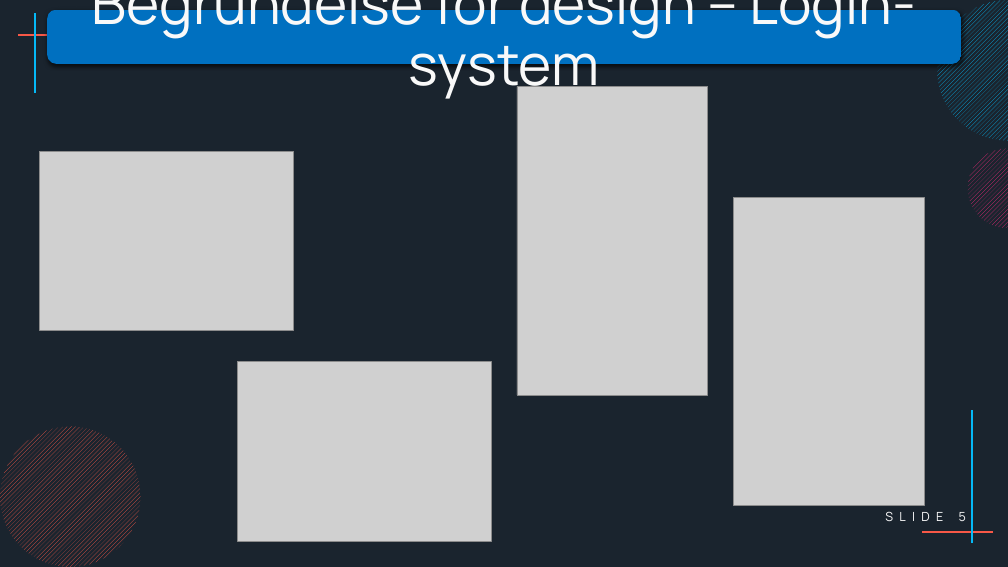
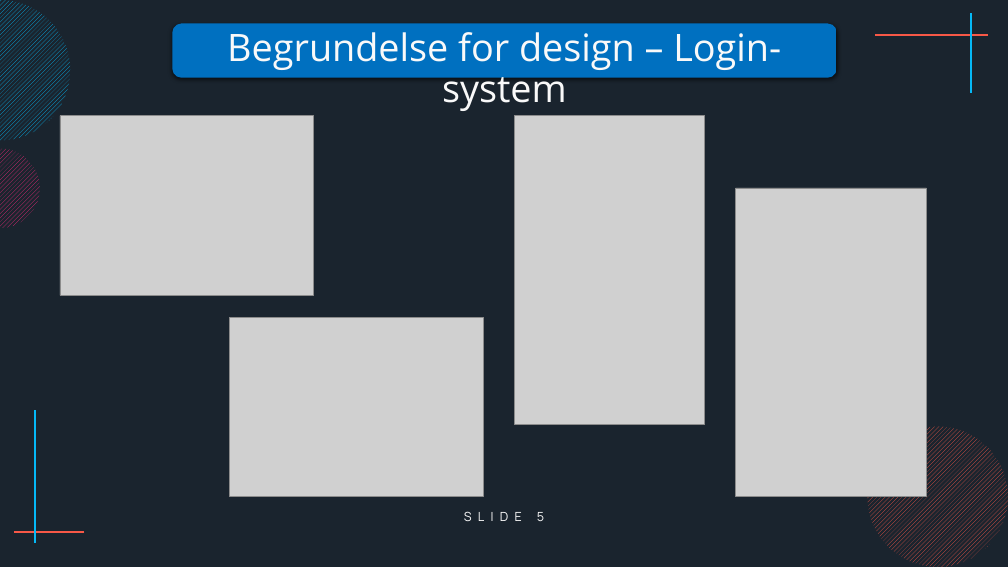
Before and after one commit to ProgrammeringOTGDKlassen/D-klassen-Programmering, a slide deck: slide 5 of Eksamensprojekt - Max/Præsentation/Præsentation af eksamensprojekt.pptx. Drawn at 1008x567 pixels with LibreOffice and Linux fonts; fonts in the diff are those of the drawing; grey boxes stand for pictures. Boxes give left, top, right and bottom in pixels: in the first picture for what was removed or moved away, otherwise in the second. Text is boxed around its words. In the diff, an @@ line names an element or a change of style, - is before the commit and + after.

```diff
--- a/Eksamensprojekt - Max/Præsentation/Præsentation af eksamensprojekt.pptx
+++ b/Eksamensprojekt - Max/Præsentation/Præsentation af eksamensprojekt.pptx
@@ ellipse moved from (x1=938, y1=0, x2=1008, y2=141) to (x1=0, y1=0, x2=70, y2=141) @@
@@ text "Begrundelse for design – Login-system" moved from (x1=92, y1=0, x2=916, y2=100) to (x1=227, y1=32, x2=781, y2=111) @@
@@ text "Begrundelse for design – Login-system" at (x1=227, y1=32, x2=781, y2=111): size 54 to 36 pt, font Manrope to Open Sans; vertical alignment middle to top @@
@@ rounded rectangle resized from (x1=47, y1=10, x2=961, y2=64) to (x1=172, y1=23, x2=837, y2=78) @@
@@ line moved from (35, 93) - (35, 13) to (972, 93) - (972, 13) @@
@@ line moved from (131, 35) - (18, 35) to (875, 35) - (988, 35) @@
@@ picture moved from (x1=40, y1=151, x2=293, y2=331) to (x1=60, y1=116, x2=313, y2=296) @@
@@ picture moved from (x1=517, y1=86, x2=708, y2=395) to (x1=514, y1=116, x2=705, y2=424) @@
@@ ellipse moved from (x1=968, y1=148, x2=1008, y2=228) to (x1=0, y1=148, x2=40, y2=228) @@
@@ picture moved from (x1=734, y1=197, x2=924, y2=506) to (x1=736, y1=188, x2=926, y2=497) @@
@@ picture moved from (x1=237, y1=361, x2=491, y2=541) to (x1=230, y1=317, x2=483, y2=497) @@
@@ line moved from (972, 411) - (972, 543) to (35, 411) - (35, 543) @@
@@ ellipse moved from (x1=0, y1=426, x2=141, y2=567) to (x1=867, y1=426, x2=1008, y2=567) @@
@@ page number moved from (x1=959, y1=512, x2=966, y2=521) to (x1=537, y1=512, x2=544, y2=521) @@
@@ page number at (x1=537, y1=512, x2=544, y2=521): alignment right to centre @@
@@ line moved from (923, 532) - (994, 532) to (85, 532) - (14, 532) @@
```
Also in this commit, not shown: 3 other slides changed, 3 slides added, 2 slides removed.
